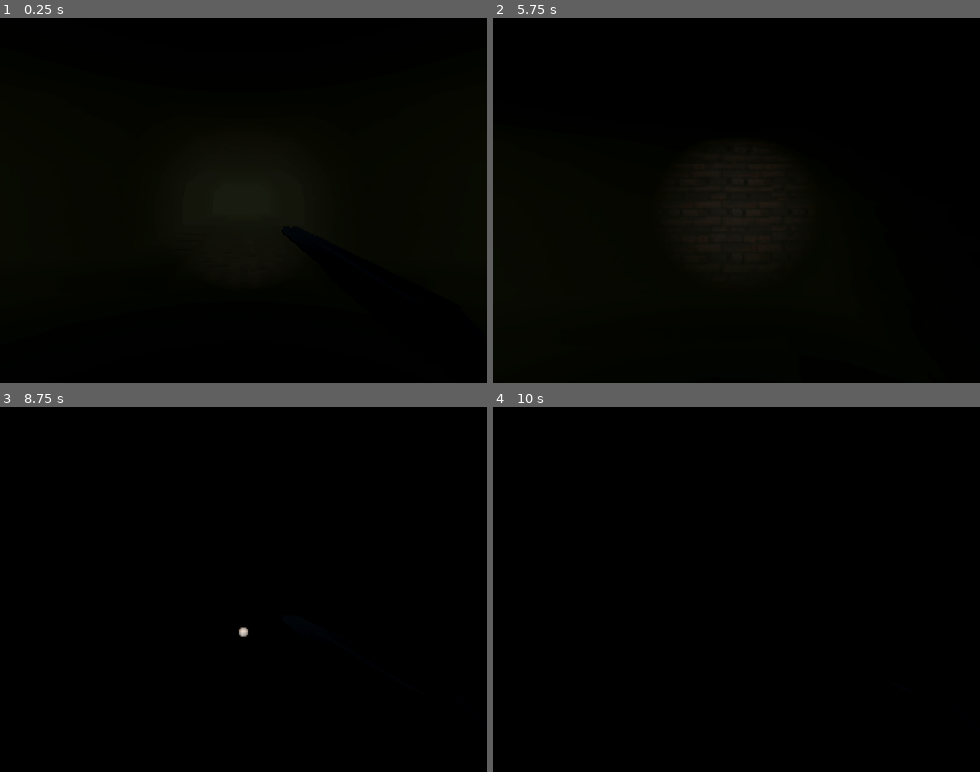
Above: before the commit, frames 1-4 (two rows, left to right).
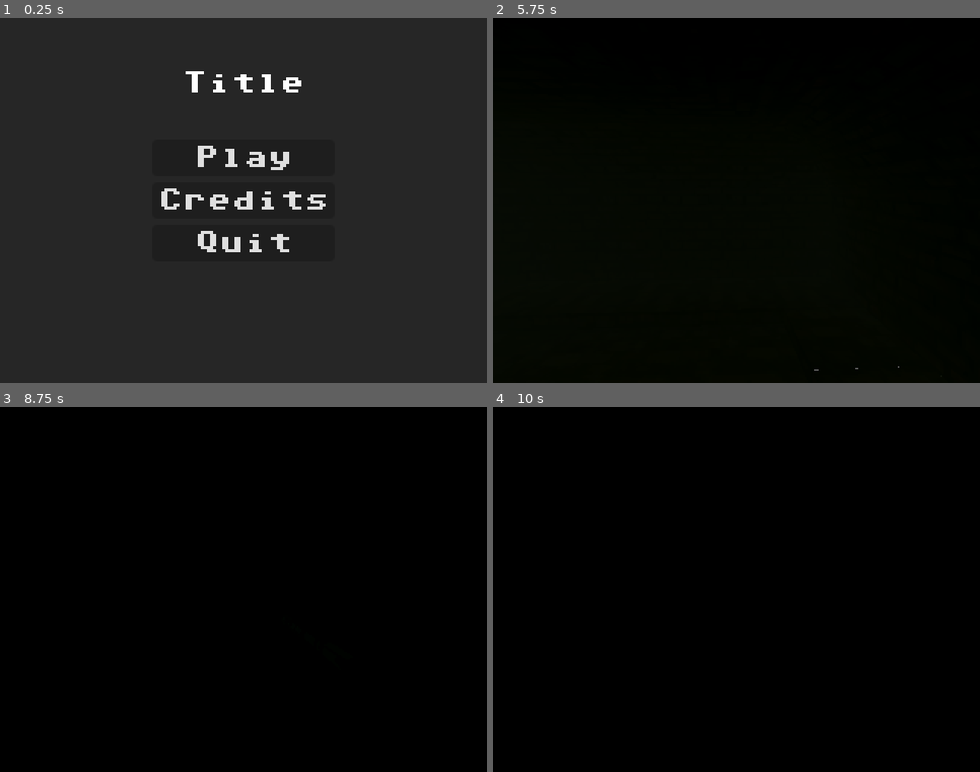
Above: after the commit, the same moments.

Repository: antax02/Brackeys25.2
Game: Godot game, scene res://Scenes/mainMenu.tscn
Two runs of this game, one before a commit and one after it. Both use one fixed random seed, a clock stepped at 60 frames per second and the inputs below. Before the commit the project starts from res://Scenes/world.tscn. Sound files missing from this copy of the repository are replaced by a short silence.
Inputs (mouse positions are in pixels of both pictures, inside the frame that each line leads up to):
- Up to frame 1 (0.25 s): no input
- Up to frame 2 (5.75 s): click (736, 200) at 0.5 s, where only the run after the commit has a clickable "Credits"; click (736, 156) at 1.25 s, where only the run after the commit has a clickable "Play"; tap Enter at 2, 3.5, 5 s; move the mouse to (760, 200) at 2.02 s; hold Right mouse button (aim) 2.03-2.78 s; hold W (move_forward) from 2.03 s (still down); tap Space (jump) at 2.27, 2.75, 3.02, 4.25, 4.52, 5.27 s; move the mouse to (712, 200) at 2.77 s; click (712, 200) at 2.85 s; move the mouse to (746, 193) at 3.52 s; hold Shift (sprint) 3.53-4.28 s; move the mouse to (731, 207) at 4.27 s; right-click (731, 207) at 4.35 s; move the mouse to (775, 204) at 5.02 s; press the mouse at (775, 204) at 5.03 s; tap R (reload) at 5.65 s
- Up to frame 3 (8.75 s): tap Space (jump) at 5.75, 6.02, 7.52, 8.27 s; move the mouse to (204, 585) at 5.77 s; release the mouse at (204, 585) at 5.78 s; tap Shift (sprint) at 5.85 s; move the mouse to (248, 589) at 6.52 s; hold Right mouse button (aim) 6.53-7.28 s; move the mouse to (224, 582) at 7.27 s; release W (move_forward) at 7.28 s; hold D (move_right) 7.28-8.03 s; click (224, 582) at 7.35 s; move the mouse to (267, 589) at 8.02 s; hold W (move_forward) from 8.03 s (still down); hold Shift (sprint) from 8.03 s (still down)
- Up to frame 4 (10 s): keep holding W (move_forward); move the mouse to (712, 589) at 8.77 s; release Shift (sprint) at 8.78 s; right-click (712, 589) at 8.85 s; tap Space (jump) at 9.02 s; move the mouse to (746, 582) at 9.52 s; press the mouse at (746, 582) at 9.53 s

The runs differ from the first frame. In frame 1, 94% of the frame differs, in the area x 0-100%, y 0-100%; in frame 2, 0.4%; in frame 3, less than 0.1%; in frame 4, less than 0.1%.

Commit message:
Add main menu scene and update game environment
Introduces a new main menu scene with custom font and script for navigation. Updates the world environment settings, adds multiple raccoon instances, adjusts shotgun muzzle point, and modifies shotgun visual effect parameters. RSets main menu as the startup scene.

Diff:
--- /dev/null
+++ b/Scenes/mainMenu.tscn
@@ -0,0 +1,74 @@
+[gd_scene load_steps=3 format=3 uid="uid://vqrvqcxswxy3"]
+
+[ext_resource type="Script" uid="uid://bwv4ej66rasow" path="res://Scripts/main_menu.gd" id="1_5pknu"]
+[ext_resource type="FontFile" uid="uid://cl63wqayg36i6" path="res://C64_Pro_Mono-STYLE.ttf" id="1_60k44"]
+
+[node name="root" type="Control"]
+layout_mode = 3
+anchors_preset = 15
+anchor_right = 1.0
+anchor_bottom = 1.0
+grow_horizontal = 2
+grow_vertical = 2
+script = ExtResource("1_5pknu")
+
+[node name="ColorRect" type="ColorRect" parent="."]
+layout_mode = 1
+anchors_preset = 15
+anchor_right = 1.0
+anchor_bottom = 1.0
+grow_horizontal = 2
+grow_vertical = 2
+color = Color(0.148438, 0.148438, 0.148438, 1)
+
+[node name="Label" type="Label" parent="."]
+texture_filter = 1
+layout_mode = 1
+anchors_preset = 5
+anchor_left = 0.5
+anchor_right = 0.5
+offset_left = -40.0
+offset_top = 35.0
+offset_right = 40.0
+offset_bottom = 51.0
+grow_horizontal = 2
+theme_override_fonts/font = ExtResource("1_60k44")
+text = "Title"
+
+[node name="VBoxContainer" type="VBoxContainer" parent="."]
+layout_mode = 1
+anchors_preset = 8
+anchor_left = 0.5
+anchor_top = 0.5
+anchor_right = 0.5
+anchor_bottom = 0.5
+offset_left = -20.0
+offset_top = -20.0
+offset_right = 20.0
+offset_bottom = 20.0
+grow_horizontal = 2
+grow_vertical = 2
+
+[node name="ButtonPlay" type="Button" parent="VBoxContainer"]
+texture_filter = 1
+layout_mode = 2
+theme_override_fonts/font = ExtResource("1_60k44")
+text = "Play"
+
+[node name="ButtonCredits" type="Button" parent="VBoxContainer"]
+texture_filter = 1
+layout_mode = 2
+theme_override_fonts/font = ExtResource("1_60k44")
+text = "Credits
+"
+
+[node name="ButtonQuit" type="Button" parent="VBoxContainer"]
+texture_filter = 1
+layout_mode = 2
+theme_override_fonts/font = ExtResource("1_60k44")
+text = "Quit
+"
+
+[connection signal="pressed" from="VBoxContainer/ButtonPlay" to="." method="_on_button_play_pressed"]
+[connection signal="pressed" from="VBoxContainer/ButtonCredits" to="." method="_on_button_credits_pressed"]
+[connection signal="pressed" from="VBoxContainer/ButtonQuit" to="." method="_on_button_quit_pressed"]
--- a/Scenes/player.tscn
+++ b/Scenes/player.tscn
@@ -39,8 +39,3 @@
 
 [node name="shotgun" parent="CameraPivot" instance=ExtResource("2_cvnsp")]
 transform = Transform3D(1, 0, 0, 0, 1, 0, 0, 0, 1, 0.152081, -0.0975167, -0.348256)
-
-[node name="SpotLight3D" type="SpotLight3D" parent="."]
-transform = Transform3D(1, 0, 0, 0, 1, 0, 0, 0, 1, 5.96046e-08, 0.735041, -0.737109)
-spot_range = 13.2051
-spot_angle = 24.1833
--- a/Scenes/shotgun.tscn
+++ b/Scenes/shotgun.tscn
@@ -17,7 +17,7 @@
 transform = Transform3D(-0.015, -2.26494e-09, 9.90035e-17, 0, -6.55671e-10, -0.015, 2.26494e-09, -0.015, 6.55671e-10, 0.00123399, 0, 0.000933409)
 
 [node name="MuzzlePoint" type="Node3D" parent="." index="1"]
-transform = Transform3D(0.126387, 0, 0, 0, 0, -0.126387, 0, 0.126387, 0, 0.000413537, -0.00105059, -0.880696)
+transform = Transform3D(0.126387, 0, 0, 0, 0, -0.126387, 0, 0.126387, 0, 0.000413537, -0.00105059, -0.450259)
 
 [node name="MuzzleFlash" type="OmniLight3D" parent="MuzzlePoint" index="0"]
 
--- a/Scenes/world.tscn
+++ b/Scenes/world.tscn
@@ -1,30 +1,22 @@
-[gd_scene load_steps=10 format=3 uid="uid://djvtddpmoidho"]
+[gd_scene load_steps=8 format=3 uid="uid://djvtddpmoidho"]
 
 [ext_resource type="MeshLibrary" uid="uid://bjb182hfoalic" path="res://tileset.tres" id="1_a02cp"]
 [ext_resource type="PackedScene" uid="uid://ddu27pebvhb26" path="res://Scenes/player.tscn" id="2_go701"]
 [ext_resource type="PackedScene" uid="uid://c1scmvbv3giul" path="res://Scenes/racoon.tscn" id="3_5a7ea"]
 [ext_resource type="MeshLibrary" uid="uid://bh3jop3apud3b" path="res://navtile.tres" id="4_8j60k"]
 
-[sub_resource type="ProceduralSkyMaterial" id="ProceduralSkyMaterial_f3sb7"]
-sky_horizon_color = Color(0.662243, 0.671743, 0.686743, 1)
-ground_horizon_color = Color(0.662243, 0.671743, 0.686743, 1)
-
-[sub_resource type="Sky" id="Sky_fj7yv"]
-sky_material = SubResource("ProceduralSkyMaterial_f3sb7")
-
-[sub_resource type="Environment" id="Environment_tlwt5"]
+[sub_resource type="Environment" id="Environment_8j60k"]
 background_mode = 2
-sky = SubResource("Sky_fj7yv")
-ambient_light_color = Color(0.777433, 0.73878, 0.622822, 1)
+ambient_light_color = Color(0.629012, 0.695313, 0.531536, 1)
 ambient_light_sky_contribution = 0.0
-ambient_light_energy = 0.0
-tonemap_mode = 2
-tonemap_exposure = 0.25
-glow_enabled = true
+ambient_light_energy = 0.02
 fog_enabled = true
-fog_light_color = Color(0.741168, 0.777433, 0.5988, 1)
-fog_light_energy = 0.1
-fog_density = 0.0679
+fog_light_color = Color(0.533843, 0.608, 0.505462, 1)
+fog_light_energy = 0.02
+fog_density = 0.2
+volumetric_fog_albedo = Color(0, 0, 0, 1)
+adjustment_enabled = true
+adjustment_brightness = 1.15
 
 [sub_resource type="NavigationMesh" id="NavigationMesh_8j60k"]
 vertices = PackedVector3Array(-13.5, 0.3, -20, -10.5, 0.3, -20, -10.25, 0.3, -22.5, -13.5, 0.3, -25.5, -1.75, 0.3, -22. …(915 unchanged characters)…
@@ -36,7 +28,7 @@
 [node name="World" type="Node"]
 
 [node name="WorldEnvironment" type="WorldEnvironment" parent="."]
-environment = SubResource("Environment_tlwt5")
+environment = SubResource("Environment_8j60k")
 
 [node name="Player" parent="." instance=ExtResource("2_go701")]
 unique_name_in_owner = true
@@ -44,6 +36,22 @@
 
 [node name="Racoon" parent="." instance=ExtResource("3_5a7ea")]
 transform = Transform3D(1, 0, 0, 0, 1, 0, 0, 0, 1, -11.8943, 0.0947342, -23.8819)
+collision_layer = 1
+
+[node name="Racoon2" parent="." instance=ExtResource("3_5a7ea")]
+transform = Transform3D(1, 0, 0, 0, 1, 0, 0, 0, 1, -9.7754, 0.0947342, -16.1693)
+collision_layer = 1
+
+[node name="Racoon3" parent="." instance=ExtResource("3_5a7ea")]
+transform = Transform3D(1, 0, 0, 0, 1, 0, 0, 0, 1, 9.48953, 0.0947351, -13.1116)
+collision_layer = 1
+
+[node name="Racoon4" parent="." instance=ExtResource("3_5a7ea")]
+transform = Transform3D(1, 0, 0, 0, 1, 0, 0, 0, 1, -6.65776, 0.0947351, 5.64247)
+collision_layer = 1
+
+[node name="Racoon5" parent="." instance=ExtResource("3_5a7ea")]
+transform = Transform3D(1, 0, 0, 0, 1, 0, 0, 0, 1, -8.19594, 0.108113, 18.5053)
 collision_layer = 1
 
 [node name="GridMap" type="GridMap" parent="."]
--- /dev/null
+++ b/Scripts/main_menu.gd
@@ -0,0 +1,12 @@
+extends Control
+
+var level_scene: PackedScene = preload("res://Scenes/world.tscn")
+
+func _on_button_play_pressed() -> void:
+	get_tree().change_scene_to_packed(level_scene)
+
+func _on_button_quit_pressed() -> void:
+	get_tree().quit()
+
+func _on_button_credits_pressed() -> void:
+	get_tree().change_scene_to_file("res://Scenes/credits.tscn")
--- a/project.godot
+++ b/project.godot
@@ -11,7 +11,7 @@
 [application]
 
 config/name="Brackeys25.2"
-run/main_scene="uid://djvtddpmoidho"
+run/main_scene="uid://vqrvqcxswxy3"
 config/features=PackedStringArray("4.4", "Forward Plus")
 config/icon="res://icon.svg"
 
--- a/scripts/shotgun.gd
+++ b/scripts/shotgun.gd
@@ -10,8 +10,8 @@
 @export var reload_time = 0.5
 
 # === VISUAL EFFECTS ===
-@export var muzzle_flash_intensity = 4.0
-@export var muzzle_flash_duration = 0.04
+@export var muzzle_flash_intensity = 5.0
+@export var muzzle_flash_duration = 0.08
 @export var muzzle_flash_color = Color.LIGHT_GOLDENROD
 
 @export var recoil_strength = 0.15
Binary file added: C64_Pro_Mono-STYLE.ttf
Not shown, added: C64_Pro_Mono-STYLE.ttf.import
Not shown, added: Scripts/main_menu.gd.uid
